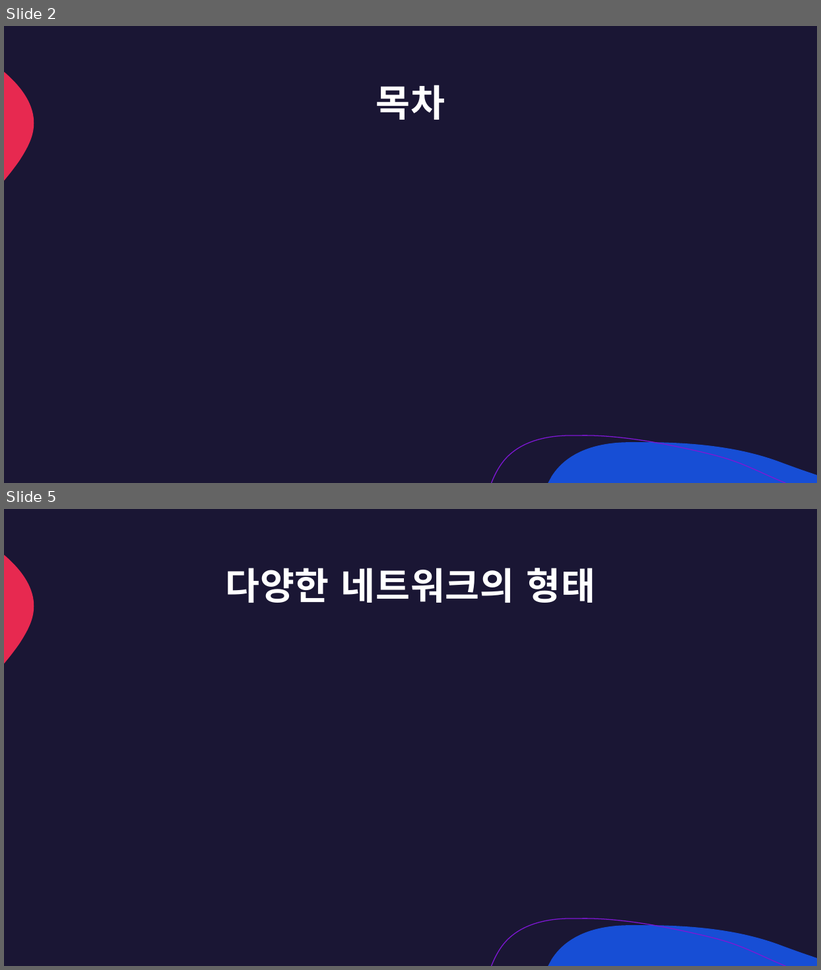
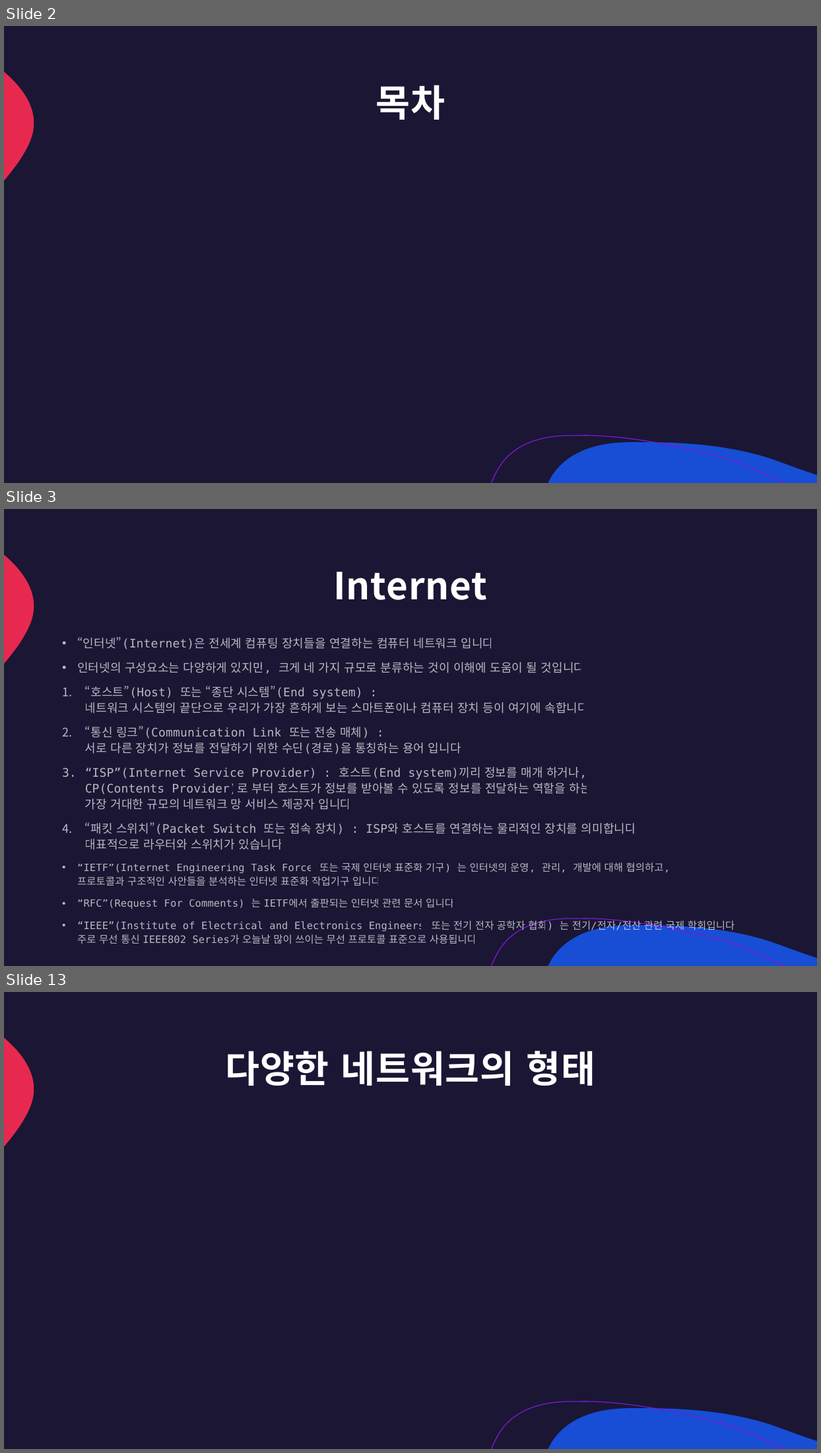
Before and after one commit to lumen4723/2024_network, a slide deck: 1.pptx. Shown one above the other, each under a label of ours: slides 2 and 5 before the commit, slides 2, 3 and 13 after it; the slides between them are not shown. The pictures are 821x970 and 821x1453 pixels, drawn with LibreOffice and Linux fonts; fonts in the diff are those of the drawing. Boxes give left, top, right and bottom in pixels: in the first picture for what was removed or moved away, otherwise in the second. Text is boxed around its words. In the diff, an @@ line names an element or a change of style, - is before the commit and + after.

```diff
--- a/1.pptx
+++ b/1.pptx
@@ slide 3 added at bbox=[4, 509, 817, 966], background #1A1634; not listed: 3 template elements that a slide beside it also shows @@
@@ title added at bbox=[333, 572, 487, 600], 44 pt, text #FFFFFF, bold @@
+Internet
@@ text added at bbox=[77, 637, 735, 944], 14 pt, text #FFFFFF at 70% opacity @@
+• “인터넷”(Internet)은 전세계 컴퓨팅 장치들을 연결하는 컴퓨터 네트워크 입니다
+• 인터넷의 구성요소는 다양하게 있지만, 크게 네 가지 규모로 분류하는 것이 이해에 도움이 될 것입니다
+1. “호스트”(Host) 또는 “종단 시스템”(End system) :
+   네트워크 시스템의 끝단으로 우리가 가장 흔하게 보는 스마트폰이나 컴퓨터 장치 등이 여기에 속합니다
+2. “통신 링크”(Communication Link 또는 전송 매체) :
+   서로 다른 장치가 정보를 전달하기 위한 수단(경로)을 통칭하는 용어 입니다
+3. “ISP”(Internet Service Provider) : 호스트(End system)끼리 정보를 매개 하거나,
+   CP(Contents Provider)로 부터 호스트가 정보를 받아볼 수 있도록 정보를 전달하는 역할을 하는
+   가장 거대한 규모의 네트워크 망 서비스 제공자 입니다
+4. “패킷 스위치”(Packet Switch 또는 접속 장치) : ISP와 호스트를 연결하는 물리적인 장치를 의미합니다
+   대표적으로 라우터와 스위치가 있습니다
+• “IETF”(Internet Engineering Task Force 또는 국제 인터넷 표준화 기구) 는 인터넷의 운영, 관리, 개발에 대해 협의하고,
+  프로토콜과 구조적인 사안들을 분석하는 인터넷 표준화 작업기구 입니다
+• “RFC”(Request For Comments) 는 IETF에서 출판되는 인터넷 관련 문서 입니다
+• “IEEE”(Institute of Electrical and Electronics Engineers 또는 전기 전자 공학자 협회) 는 전기/전자/전산 관련 국제 학회입니다
+  주로 무선 통신 IEEE802 Series가 오늘날 많이 쓰이는 무선 프로토콜 표준으로 사용됩니다
@@ what was slide 5 is now slide 13 @@
```
Also in this commit, not shown: 1 slide changed, 25 other slides added, 1 slide removed, 2 other files.
